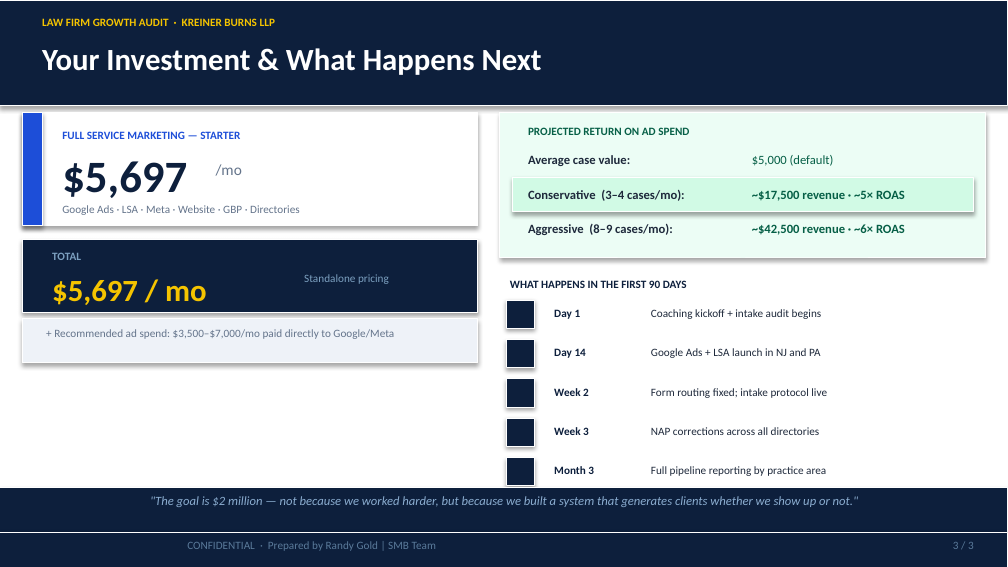
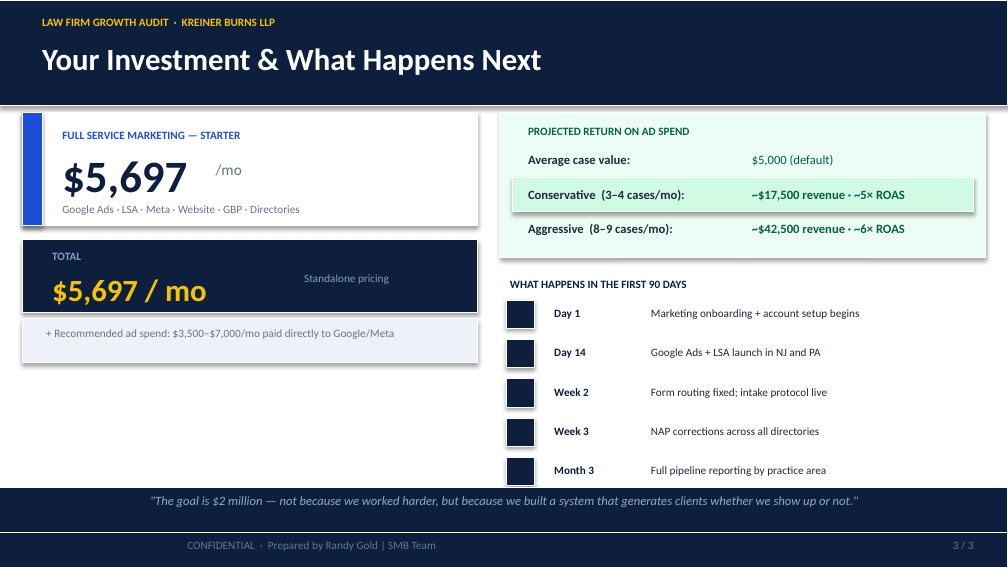
Before and after one commit to SMB-Team-Technology/workwith-smbteam, a slide deck: slide 3 of kreiner-burns/KreinerBurns_June11_2026_Proposal.pptx. Drawn at 1008x567 pixels with LibreOffice and Linux fonts; fonts in the diff are those of the drawing. Boxes give left, top, right and bottom in pixels: in the first picture for what was removed or moved away, otherwise in the second. Text is boxed around its words. In the diff, an @@ line names an element or a change of style, - is before the commit and + after.

```diff
--- a/kreiner-burns/KreinerBurns_June11_2026_Proposal.pptx
+++ b/kreiner-burns/KreinerBurns_June11_2026_Proposal.pptx
@@ text at [651,309,860,319]: text changed @@
-Coaching kickoff + intake audit begins
+Marketing onboarding + account setup begins
```
Also in this commit, not shown: 1 other file.
